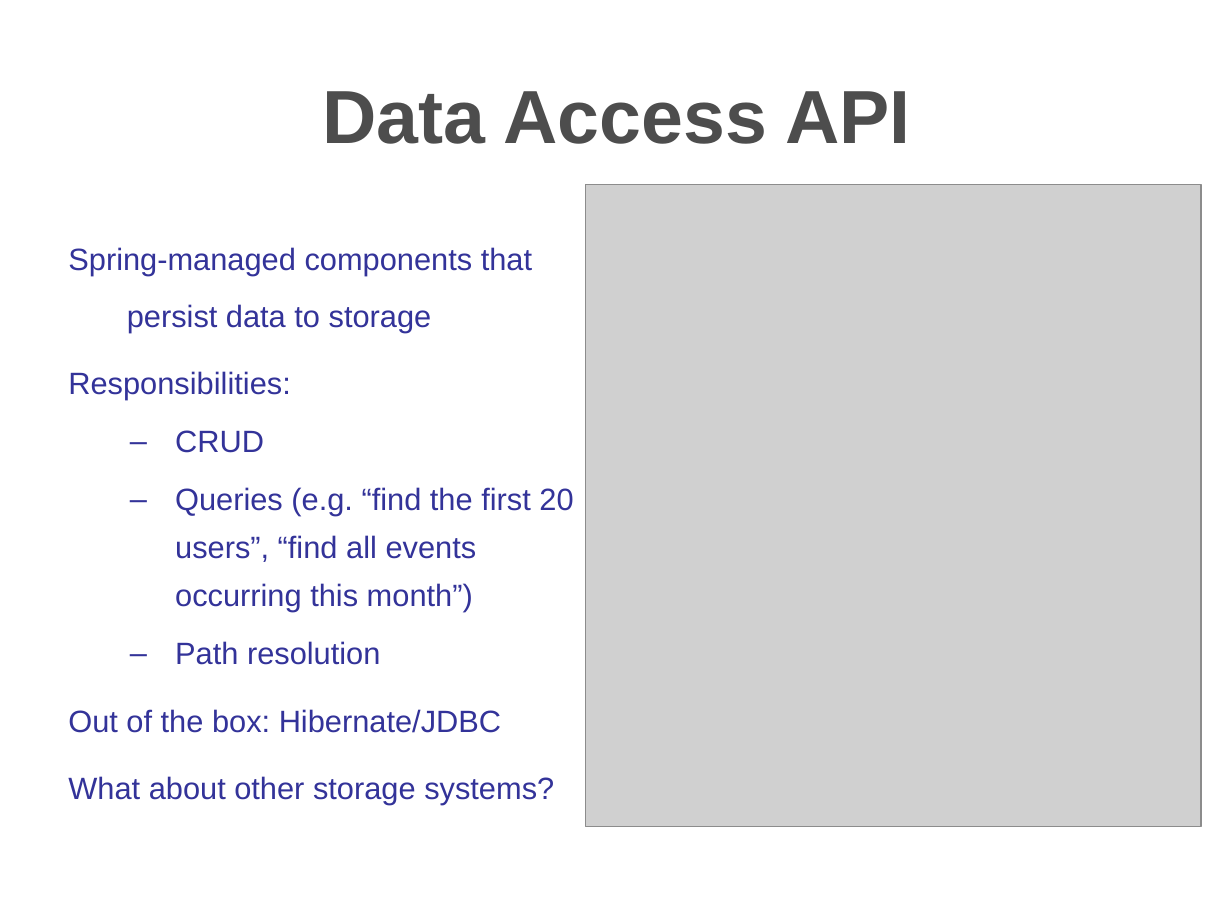
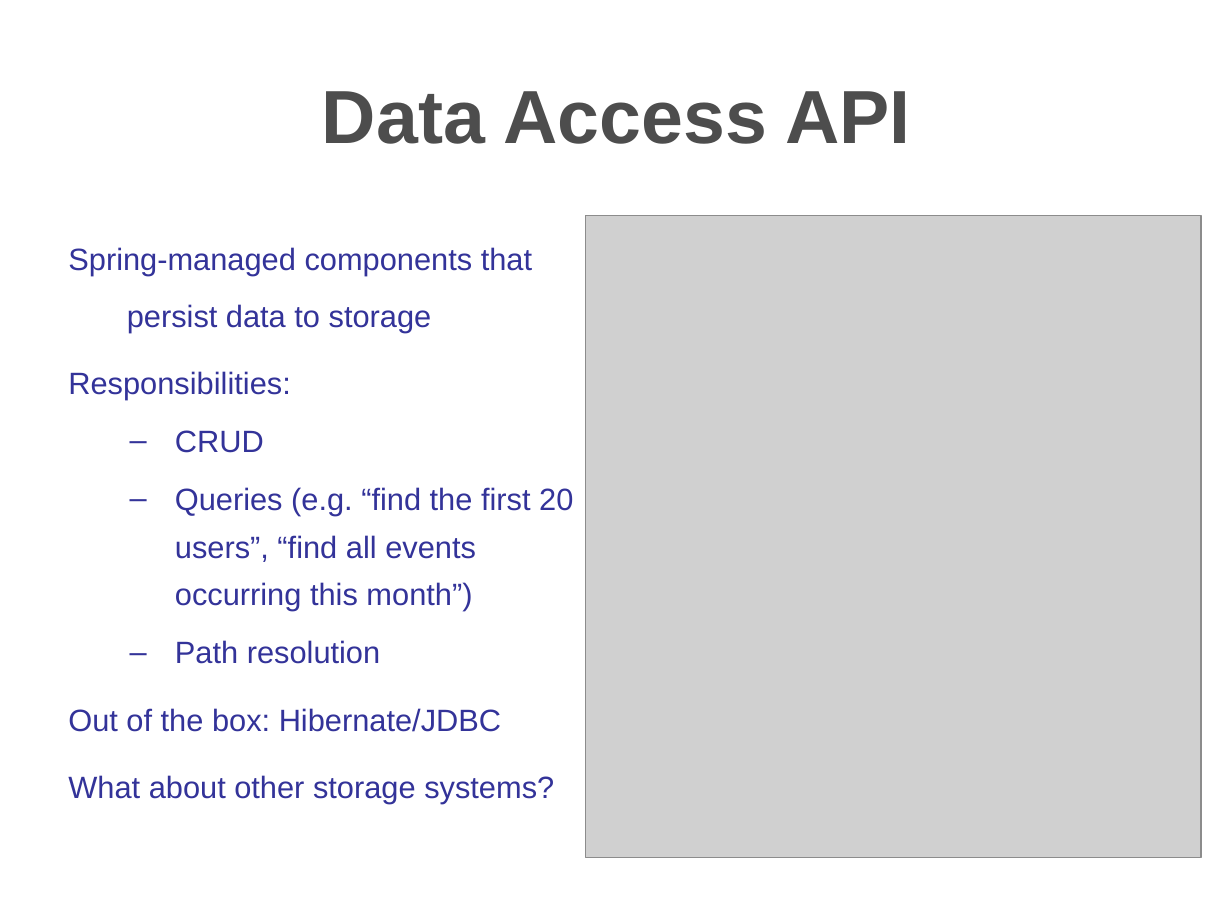
Before and after one commit to hzbarcea/cosmo, a slide deck: slide 22 of src/docs/presentations/apachecon2006.ppt (slide 21 before the commit). Drawn at 1232x924 pixels with LibreOffice and Linux fonts; fonts in the diff are those of the drawing; grey boxes stand for pictures; background and template pictures are left out. Boxes give left, top, right and bottom in pixels: in the first picture for what was removed or moved away, otherwise in the second. Text is boxed around its words. In the diff, an @@ line names an element or a change of style, - is before the commit and + after.

```diff
--- a/src/docs/presentations/apachecon2006.ppt
+++ b/src/docs/presentations/apachecon2006.ppt
@@ freeform shape at (0,0,1232,195): fill gradient #FFFFFF to #6993CA to gradient #6993CA to #FFFFFF @@
@@ title "Data Access API" at (322,91,910,144): line spacing 52pt to 51.9pt @@
@@ picture: place and size @@
-picture at (585,185,1201,827)
+picture at (585,216,1201,857)
@@ text at (175,430,573,664): line spacing 28pt to 27.9pt @@
```
Also in this commit, not shown: 23 other slides changed, 10 slides added, 6 slides removed.
